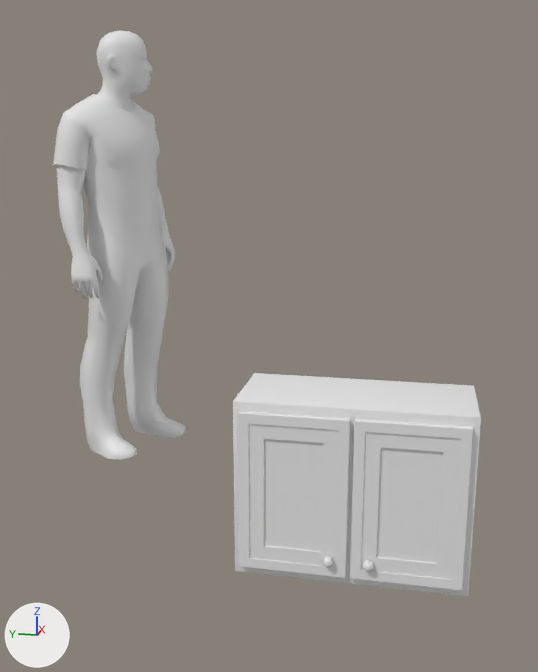
An edit to the Blender file _ART/Blender/Kitchen/SM_Cabinets.blend, drawn before and after from the same camera.
One viewpoint serves both versions: a 50 mm lens placed at (-3.13, -0.22, 1.33), pointed at (-0.1, 0.39, 0.58). The lights are fixed; the arrows at lower left show +X, +Y and +Z.

Script lines for the objects in view, before the commit:
```python
me_average_man_02 = bpy.data.meshes.new('average_man_02')
me_average_man_02.from_pydata(...)  # 1216 vertices, 1404 faces; spans x -36.0..28.0, y 0.0..188.0, z -18.0..24.0
me_average_man_02.materials.append(None)
me_mesh_002 = bpy.data.meshes.new('Mesh.002')
me_mesh_002.from_pydata(...)  # 124 vertices, 114 faces; spans x 0.0..0.477, y 0.0..0.452, z -0.377..0.377
me_mesh_002.polygons.foreach_set('use_smooth', [True] * 114)
me_mesh_002.materials.append(None)
me_mesh_004 = bpy.data.meshes.new('Mesh.004')
me_mesh_004.from_pydata(...)  # 124 vertices, 114 faces; spans x 0.0..0.477, y 0.0..0.452, z -0.583..0.583
me_mesh_004.polygons.foreach_set('use_smooth', [True] * 114)
me_mesh_004.materials.append(None)
ob_humanref = bpy.data.objects.new('HumanRef', me_average_man_02)
ob_humanref.location = (0.0, 1.078, 0.0)
ob_humanref.rotation_euler = (1.571, 0.0, 0.0)  # degrees (90, 0, 0)
ob_humanref.scale = (0.00969, 0.00969, 0.00969)
ob_sm_cupboards_medium = bpy.data.objects.new('SM_Cupboards_Medium', me_mesh_004)
ob_sm_cupboards_medium.location = (0.0, 0.0, 0.0)
ob_sm_cupboards_medium.rotation_euler = (0.0, 0.0, 1.571)  # degrees (0, 0, 90)
_m = ob_sm_cupboards_medium.modifiers.new('Mirror', 'MIRROR')
ob_sm_cupboards_medium.hide_set(True)
ob_sm_cupboards_small = bpy.data.objects.new('SM_Cupboards_Small', me_mesh_002)
ob_sm_cupboards_small.location = (0.0, 0.0, 0.0)
ob_sm_cupboards_small.rotation_euler = (0.0, 0.0, 1.571)  # degrees (0, 0, 90)
_m = ob_sm_cupboards_small.modifiers.new('Mirror', 'MIRROR')
```
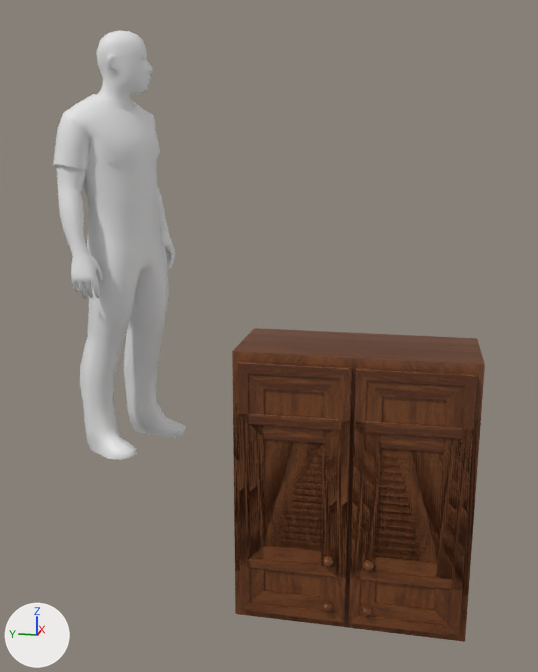
Changed parts and their boxes (x1, y1, x2, y2) in the pictures (538 x 672 px):
'SM_Cupboards_Medium', shown (brown)
    after: (232, 328, 485, 642)
'SM_Cupboards_Small', recoloured (grey to brown)
    both: (233, 373, 481, 596)

Diff of the bpy script that builds the scene:
```diff
--- a/_ART/Blender/Kitchen/SM_Cabinets.blend.py
+++ b/_ART/Blender/Kitchen/SM_Cabinets.blend.py
@@ img_t_finewood_d_jpg @@
+img_t_finewood_d_jpg = load_image('T_FineWood_D.jpg', '_unpacked/T_FineWood_D.jpg', 1024, 1024, 'sRGB')
@@ mat_wood @@
+mat_wood = principled_material('Wood')
+mat_wood.texture = img_t_finewood_d_jpg
@@ me_mesh_004 @@
 me_mesh_004.from_pydata(...)  # 124 vertices, 114 faces; spans x 0.0..0.477, y 0.0..0.452, z -0.583..0.583
+me_mesh_004.materials.append(mat_wood)  # picture img_t_finewood_d_jpg
@@ me_mesh_002 @@
 me_mesh_002.from_pydata(...)  # 124 vertices, 114 faces; spans x 0.0..0.477, y 0.0..0.452, z -0.377..0.377
+me_mesh_002.materials.append(mat_wood)  # picture img_t_finewood_d_jpg
@@ ob_sm_cupboards_medium @@
 _m = ob_sm_cupboards_medium.modifiers.new('Mirror', 'MIRROR')
-ob_sm_cupboards_medium.hide_set(True)
```
